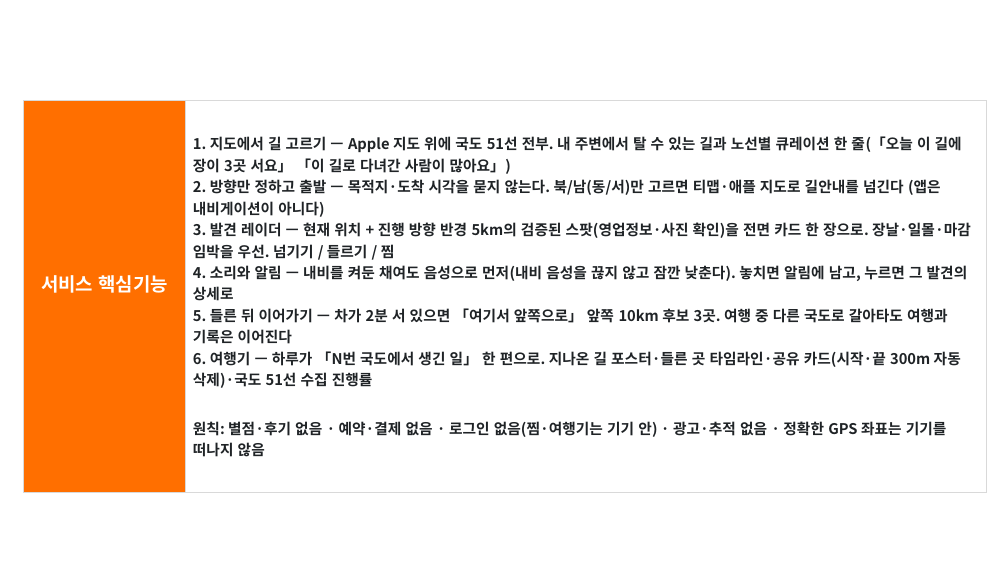
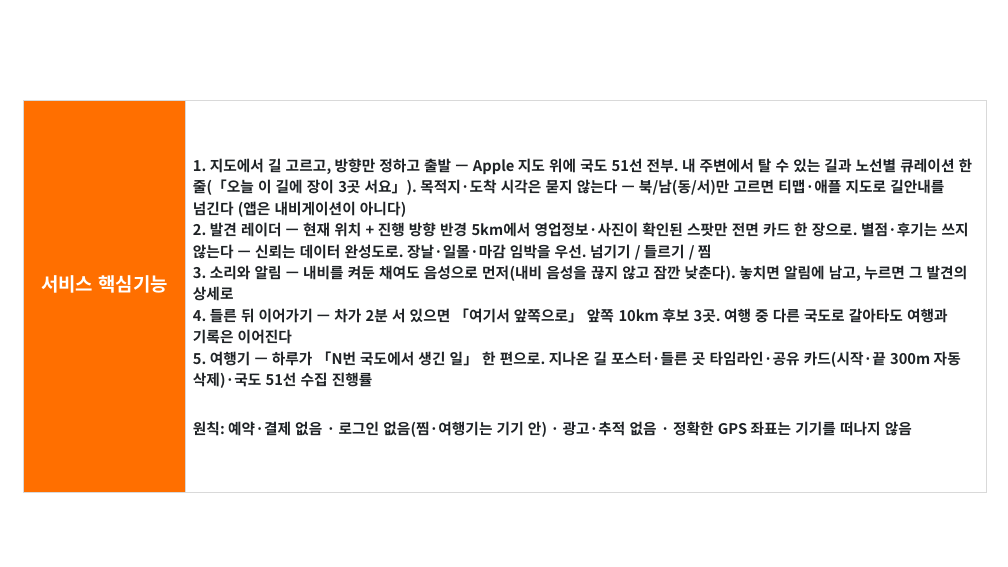
Before and after one commit to Hyee0ne/p-trip, a slide deck: slide 3 of docs/기능설명서_P의여행.pptx. Drawn at 1008x567 pixels with LibreOffice and Linux fonts; fonts in the diff are those of the drawing; background and template pictures are left out. Boxes give left, top, right and bottom in pixels: in the first picture for what was removed or moved away, otherwise in the second. Text is boxed around its words. In the diff, an @@ line names an element or a change of style, - is before the commit and + after.

```diff
--- a/docs/기능설명서_P의여행.pptx
+++ b/docs/기능설명서_P의여행.pptx
@@ table at [23, 101, 987, 492] @@
-row 1, column 2: 1. 지도에서 길 고르기 — Apple 지도 위에 국도 51선 전부. 내 주변에서 탈 수 있는 길과 노선별 큐레이션 한 줄(「오늘 이 길에 장이 3곳 서요」 「이 길로 다녀간 사람이 많아요」) / 2. 방향만 정하고 출발 — 목적지·도착 시각을 묻지 않는다. 북/남(동/서)만 고르면 티맵·애플 지도로 길안내를 넘긴다 (앱은 내비게이션이 아니다) / 3. 발견 레이더 — 현재 위치 + 진행 방향 반경 5km의 검증된 스팟(영업정보·사진 확인)을 전면 카드 한 장으로. 장날·일몰·마감 임박을 우선. 넘기기 / 들르기 / 찜 / 4. 소리와 알림 — 내비를 켜둔 채여도 음성으로 먼저(내비 음성을 끊지 않고 잠깐 낮춘다). 놓치면 알림에 남고, 누르면 그 발견의 상세로 / 5. 들른 뒤 이어가기 — 차가 2분 서 있으면 「여기서 앞쪽으로」 앞쪽 10km 후보 3곳. 여행 중 다른 국도로 갈아타도 여행과 기록은 이어진다 / 6. 여행기 — 하루가 「N번 국도에서 생긴 일」 한 편으로. 지나온 길 포스터·들른 곳 타임라인·공유 카드(시작·끝 300m 자동 삭제)·국도 51선 수집 진행률 / 원칙: 별점·후기 없음 · 예약·결제 없음 · 로그인 없음(찜·여행기는 기기 안) · 광고·추적 없음 · 정확한 GPS 좌표는 기기를 떠나지 않음
+row 1, column 2: 1. 지도에서 길 고르고, 방향만 정하고 출발 — Apple 지도 위에 국도 51선 전부. 내 주변에서 탈 수 있는 길과 노선별 큐레이션 한 줄(「오늘 이 길에 장이 3곳 서요」). 목적지·도착 시각은 묻지 않는다 — 북/남(동/서)만 고르면 티맵·애플 지도로 길안내를 넘긴다 (앱은 내비게이션이 아니다) / 2. 발견 레이더 — 현재 위치 + 진행 방향 반경 5km에서 영업정보·사진이 확인된 스팟만 전면 카드 한 장으로. 별점·후기는 쓰지 않는다 — 신뢰는 데이터 완성도로. 장날·일몰·마감 임박을 우선. 넘기기 / 들르기 / 찜 / 3. 소리와 알림 — 내비를 켜둔 채여도 음성으로 먼저(내비 음성을 끊지 않고 잠깐 낮춘다). 놓치면 알림에 남고, 누르면 그 발견의 상세로 / 4. 들른 뒤 이어가기 — 차가 2분 서 있으면 「여기서 앞쪽으로」 앞쪽 10km 후보 3곳. 여행 중 다른 국도로 갈아타도 여행과 기록은 이어진다 / 5. 여행기 — 하루가 「N번 국도에서 생긴 일」 한 편으로. 지나온 길 포스터·들른 곳 타임라인·공유 카드(시작·끝 300m 자동 삭제)·국도 51선 수집 진행률 / 원칙: 예약·결제 없음 · 로그인 없음(찜·여행기는 기기 안) · 광고·추적 없음 · 정확한 GPS 좌표는 기기를 떠나지 않음
```
Also in this commit, not shown: 2 other files.
